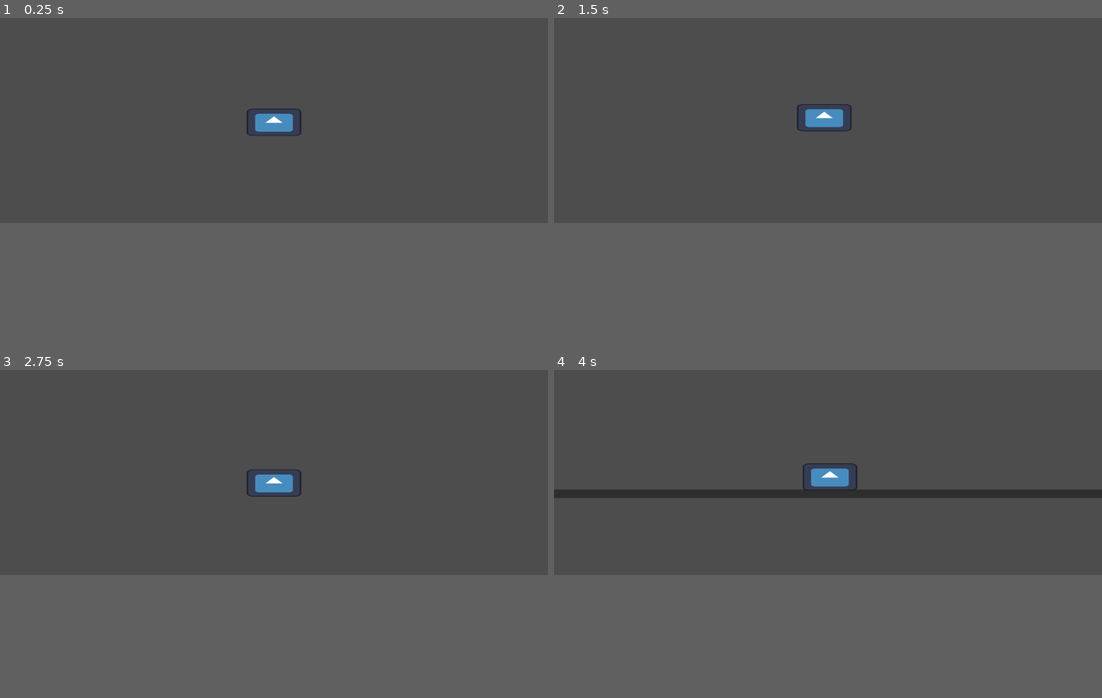
Above: before the commit, frames 1-4 (two rows, left to right).
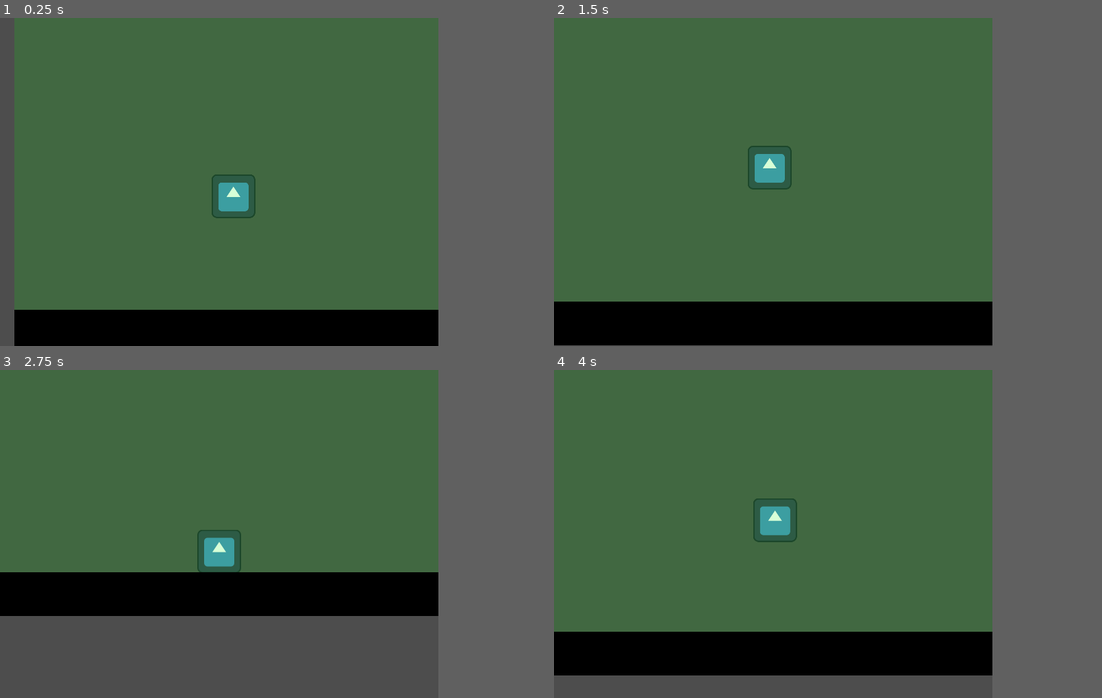
Above: after the commit, the same moments.

Repository: cloverian/a-sea-full
Game: Godot game, scene res://scenes/test.tscn
Two runs of this game, one before a commit and one after it. Both use one fixed random seed, a clock stepped at 60 frames per second and the inputs below. The engine's default icon, where the game draws it, is replaced by a stand-in: a white triangle on a blue panel in a dark square.
Inputs:
- Up to frame 1 (0.25 s): no input
- Up to frame 2 (1.5 s): tap D (D) at 0.6 s; tap Space (Jump) at 0.77 s; tap A (A) at 1.35 s
- Up to frame 3 (2.75 s): tap Space (Jump) at 1.52 s; tap D (D) at 1.55, 2.1 s
- Up to frame 4 (4 s): tap D (D) at 2.85, 3.8 s; tap Space (Jump) at 3.02, 3.77 s; tap A (A) at 3.6 s
In our replay, the window is 800x300 before the commit and 640x480 after it. These sizes can differ from the game's own. Grey fills any space a smaller window leaves; there, only what the larger window draws over its background counts as a difference.

The runs differ from the first frame. In frame 1, 58% of the frame differs, in the area x 0-80%, y 0-100%; in frame 2, 61%; in frame 3, 60%; in frame 4, 67%, in the area x 0-100%, y 0-100%.

Commit message:
Camera and viewports fixed, starting to work on map organization

Diff:
--- a/project.godot
+++ b/project.godot
@@ -21,9 +21,11 @@
 
 [display]
 
-window/size/viewport_width=2560
-window/size/viewport_height=960
+window/size/viewport_width=640
+window/size/viewport_height=480
+window/size/resizable=false
 window/stretch/mode="viewport"
+window/stretch/aspect="ignore"
 
 [file_customization]
 
--- a/scenes/map.tscn
+++ b/scenes/map.tscn
@@ -1,18 +1,32 @@
-[gd_scene load_steps=2 format=3 uid="uid://dae3gh4jw6a4a"]
+[gd_scene load_steps=4 format=3 uid="uid://dae3gh4jw6a4a"]
 
 [sub_resource type="RectangleShape2D" id="RectangleShape2D_hrmi8"]
-size = Vector2(2574, 16)
+size = Vector2(2560, 63)
+
+[sub_resource type="StyleBoxFlat" id="StyleBoxFlat_4xfga"]
+bg_color = Color(0, 0, 0, 1)
+
+[sub_resource type="StyleBoxFlat" id="StyleBoxFlat_hrmi8"]
+bg_color = Color(0, 0.9843137, 0, 0.15686275)
 
 [node name="Map" type="Node2D"]
 
-[node name="StaticBody2D" type="StaticBody2D" parent="."]
-position = Vector2(1280, 969)
+[node name="Hitboxes" type="StaticBody2D" parent="."]
 
-[node name="Panel" type="Panel" parent="StaticBody2D"]
-offset_left = -1280.0
-offset_top = -9.0
-offset_right = 1280.0
-offset_bottom = 11.0
+[node name="Floor" type="CollisionShape2D" parent="Hitboxes"]
+position = Vector2(1280, 447.5)
+shape = SubResource("RectangleShape2D_hrmi8")
 
-[node name="CollisionShape2D" type="CollisionShape2D" parent="StaticBody2D"]
-shape = SubResource("RectangleShape2D_hrmi8")
+[node name="Objects" type="Node" parent="Hitboxes"]
+
+[node name="Panel" type="Panel" parent="Hitboxes/Objects"]
+offset_top = 416.0
+offset_right = 2560.0
+offset_bottom = 480.0
+theme_override_styles/panel = SubResource("StyleBoxFlat_4xfga")
+
+[node name="Bounds" type="Panel" parent="."]
+offset_top = -480.0
+offset_right = 2560.0
+offset_bottom = 480.0
+theme_override_styles/panel = SubResource("StyleBoxFlat_hrmi8")
--- a/scenes/player.tscn
+++ b/scenes/player.tscn
@@ -26,10 +26,3 @@
 [node name="CollisionShape2D" type="CollisionShape2D" parent="."]
 position = Vector2(0, 0.5)
 shape = SubResource("RectangleShape2D_i3pqv")
-
-[node name="Camera2D" type="Camera2D" parent="."]
-zoom = Vector2(4, 2)
-limit_smoothed = true
-position_smoothing_enabled = true
-position_smoothing_speed = 10.0
-rotation_smoothing_enabled = true
--- a/scenes/test.tscn
+++ b/scenes/test.tscn
@@ -1,9 +1,20 @@
-[gd_scene load_steps=3 format=3 uid="uid://c5nftd4b3oqqj"]
+[gd_scene load_steps=4 format=3 uid="uid://c5nftd4b3oqqj"]
 
 [ext_resource type="PackedScene" uid="uid://dae3gh4jw6a4a" path="res://scenes/map.tscn" id="1_bl13t"]
+[ext_resource type="Script" uid="uid://b3732bylp7uyu" path="res://scripts/world_camera.gd" id="1_iyx0m"]
 [ext_resource type="PackedScene" uid="uid://dqco260pm24ey" path="res://scenes/player.tscn" id="2_iyx0m"]
 
 [node name="test" type="Node2D"]
+
+[node name="World Camera" type="Camera2D" parent="."]
+limit_left = 0
+limit_top = 0
+limit_right = 2560
+limit_bottom = 960
+limit_smoothed = true
+position_smoothing_enabled = true
+position_smoothing_speed = 10.0
+script = ExtResource("1_iyx0m")
 
 [node name="Player" parent="." instance=ExtResource("2_iyx0m")]
 position = Vector2(320, 240)
--- /dev/null
+++ b/scripts/world_camera.gd
@@ -0,0 +1,6 @@
+extends Camera2D
+
+@onready var player = get_parent().get_node("Player")
+
+func _process(_delta) -> void:
+	position = player.position
Not shown, added: scripts/world_camera.gd.uid
